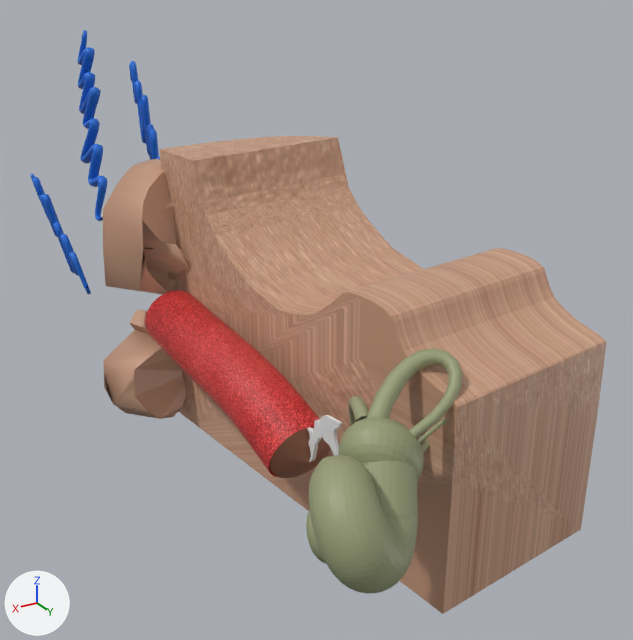
An edit to the Blender file Projecto_OpenGL/Projecto_OpenGL/Models/Modelos_Blender/oreja.blend, drawn before and after from the same camera.
The view is the same before and after, from a 50 mm camera at (3.24, 8.92, 3.58) aimed at (-1.78, 0.54, -0.6). Lighting does not change. The marker at lower left points along +X, +Y and +Z.

Script lines for the objects in view, before the commit:
```python
mat_material_006 = principled_material('Material.006')
mat_material_006.texture = img_piel_png
me_cone = bpy.data.meshes.new('Cone')
me_cone.from_pydata(...)  # a 32-sided cone pointing to +z spanning x -1.0..1.0, y -1.0..1.0, z -1.0..1.0
me_cone.materials.append(mat_material_002)
me_cubo_001 = bpy.data.meshes.new('Cubo.001')
me_cubo_001.from_pydata(...)  # 187 vertices, 79 faces, 1 loose edge; spans x -1.0..1.0, y -1.0..3.7, z -2.37..1.0
me_cubo_001.materials.append(mat_material_006)  # picture img_piel_png
me_plano = bpy.data.meshes.new('Plano')
me_plano.from_pydata(...)  # 515 vertices, 358 faces, 10 loose edges; spans x -12.4..5.4, y -11.8..13.9, z -6.4..2.0
me_plano.materials.append(mat_material_001)  # picture img_piel_png
me_xyz_function_001 = bpy.data.meshes.new('XYZ Function.001')
me_xyz_function_001.from_pydata(...)  # 5323 vertices, 5324 faces; spans x -1.83..2.15, y -1.5..1.95, z 2.74..7.63
me_xyz_function_001.materials.append(mat_material_007)  # picture img_celula_pelos_png
ob_coclea = bpy.data.objects.new('Coclea', me_xyz_function_001)
ob_coclea.location = (0.47, 5.56, -0.91)
ob_coclea.rotation_euler = (-0.79, 0.854, -2.851)  # degrees (-45, 49, -163)
ob_coclea.scale = (0.28, 0.28, 0.28)
ob_cone = bpy.data.objects.new('Cone', me_cone)
ob_cone.location = (-0.26, 2.88, -0.8)
ob_cone.rotation_euler = (0.0264, 1.867, 1.571)  # degrees (1.5, 107, 90)
ob_cone.scale = (0.328, 0.328, 0.0686)
ob_cuerpo = bpy.data.objects.new('Cuerpo', me_cubo_001)
ob_cuerpo.location = (-1.44, 0.41, 0.45)
ob_cuerpo.rotation_euler = (0.0, 0.0, 0.124)  # degrees (0, 0, 7.1)
ob_oreja = bpy.data.objects.new('Oreja', me_plano)
ob_oreja.location = (0.0, 0.0, 0.0)
ob_oreja.rotation_euler = (-1.663, 0.699, -2.72)  # degrees (-95, 40, -156)
ob_oreja.scale = (-0.117, -0.117, -0.117)
# also in view: 'Onda de sonido.002' at (-0.32, -2.97, 1.34); 'Onda de sonido.003' at (0.17, -3.38, -0.23); 'Onda de sonido' at (-1.36, -3.73, 1.23); 'BezierCurve' at (-0.2, 1.43, -0.57); 'Curva Bézier.001' at (-0.68, 3.9, 0.22)
```
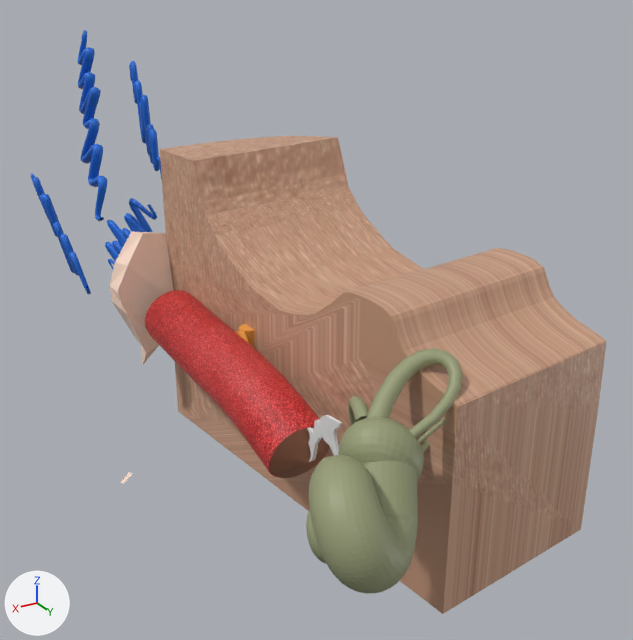
Location of each change, (x1, y1, x2, y2) in pixels of the pictures (633 x 640 px):
'Cuerpo', surface changed, recoloured (brown to beige)
    both: (160, 155, 273, 476)
'Oreja', deleted (beige)
    before: (103, 159, 189, 419)
'Suzanne', added (beige)
    after: (110, 232, 173, 484)
'Cone', moved
    before: (270, 427, 331, 478)
    after: (269, 426, 330, 478)
'Cone.001', added
    after: (239, 324, 255, 347)
'Cube.001', added
    after: (235, 331, 249, 343)

The change in detail:
Picture 'Material.002 Base Color' (img_material_002_base_color) is new.
Material 'Material.006' (mat_material_006) changes its picture from img_piel_png to img_material_002_base_color.
Material 'Material.012' (mat_material_012) is new.
Its base color is (0.88, 0.366, 0.0802) (orange #f1a350).
Material 'Material.011' (mat_material_011) is new.
Its base color is (0.88, 0.366, 0.0802) (orange #f1a350).
me_cubo_001 has 187 vertices, 79 faces, 1 loose edge and spans x -1.0..1.0, y -1.0..3.7, z -2.37..1.0.
me_cubo_001 no longer uses material mat_material_006 (picture img_piel_png).
me_cubo_001 now uses material mat_material_001 (picture img_piel_png).
Mesh me_suzanne is new.
It has 67 vertices, 62 faces and spans x -1.367..0.094, y -0.727..0.547, z -0.781..0.508.
It uses material mat_material_006 (picture img_material_002_base_color).
Mesh me_cone_001 is new.
It is a 32-sided cone pointing to +z spanning x -1.0..1.0, y -1.0..1.0, z -1.0..1.0.
It uses material mat_material_012 (orange #f1a350).
Mesh me_cube_001 is new.
It has 2280 vertices, 2245 faces and spans x -1.0..1.0, y -1.0..1.0, z -1.0..1.0.
It uses material mat_material_011 (orange #f1a350).
Object 'Oreja' (ob_oreja) is deleted.
Object 'Cone' (ob_cone) moves from (-0.26, 2.88, -0.8) to (-0.24, 2.88, -0.79).
Object 'Suzanne' (ob_suzanne) is new; it shows me_suzanne.
Its location is (1.04, -0.05, -1.67).
Its rotation in degrees is (14, 42, 30).
Its scale is (1.81, 0.89, 1.84).
Object 'Cone.001' (ob_cone_001) is new; it shows me_cone_001.
Its location is (-0.57, 1.21, -1.03).
Its rotation in degrees is (-183, 0, 0).
Its scale is (0.162, 0.0987, 0.888).
Object 'Cube.001' (ob_cube_001) is new; it shows me_cube_001.
Its location is (-0.41, 1.26, -0.52).
Its rotation in degrees is (-42, 0, 0).
Its scale is (0.0305, 0.255, 0.303).
